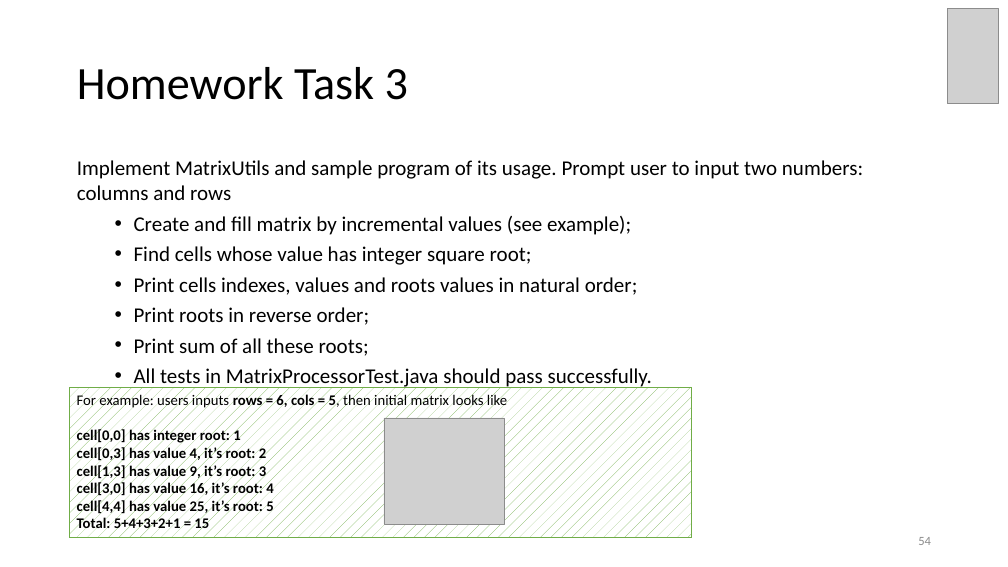
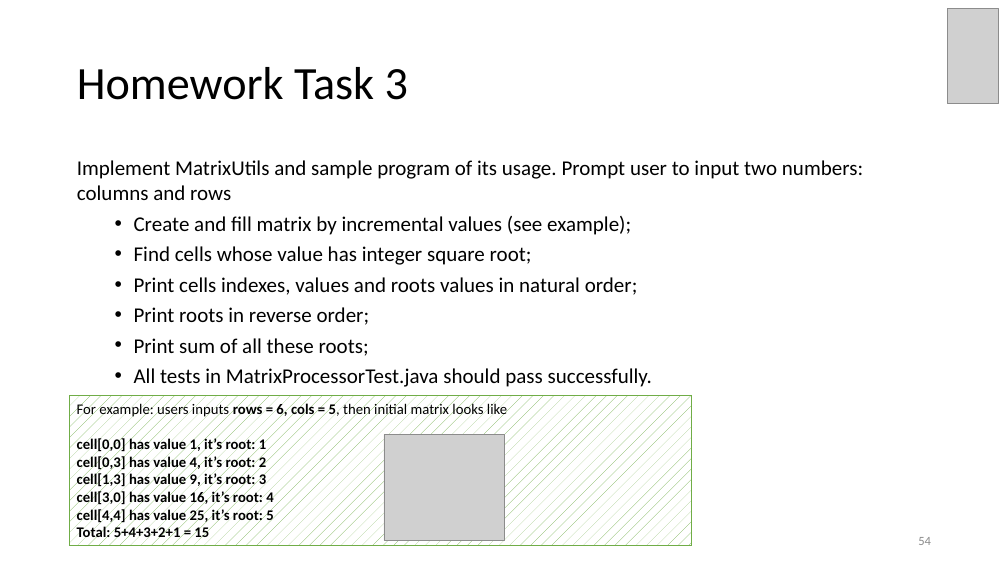
Before and after one commit to brahinets/GeekHub-J4W-8, a slide deck: slide 54 of Lectures/Lesson 01 - Intro.pptx. Drawn at 1008x567 pixels with LibreOffice and Linux fonts; fonts in the diff are those of the drawing; grey boxes stand for pictures. Boxes give left, top, right and bottom in pixels: in the first picture for what was removed or moved away, otherwise in the second. Text is boxed around its words. In the diff, an @@ line names an element or a change of style, - is before the commit and + after.

Commit message:
Fix Lecture 1 typos

```diff
--- a/Lectures/Lesson 01 - Intro.pptx
+++ b/Lectures/Lesson 01 - Intro.pptx
@@ rectangle "For example: users inputs rows ...": place and size @@
-rectangle "For example: users inputs rows ..." at (70,387,692,538)
+rectangle "For example: users inputs rows ..." at (70,396,692,547)
@@ text in rectangle at (77,437,266,454): text changed @@
-cell[0,0] has integer root: 1
+cell[0,0] has value 1, it’s root: 1
@@ picture: place and size @@
-picture at (384,418,504,524)
+picture at (384,435,504,541)
```
Also in this commit, not shown: 2 other slides changed.
